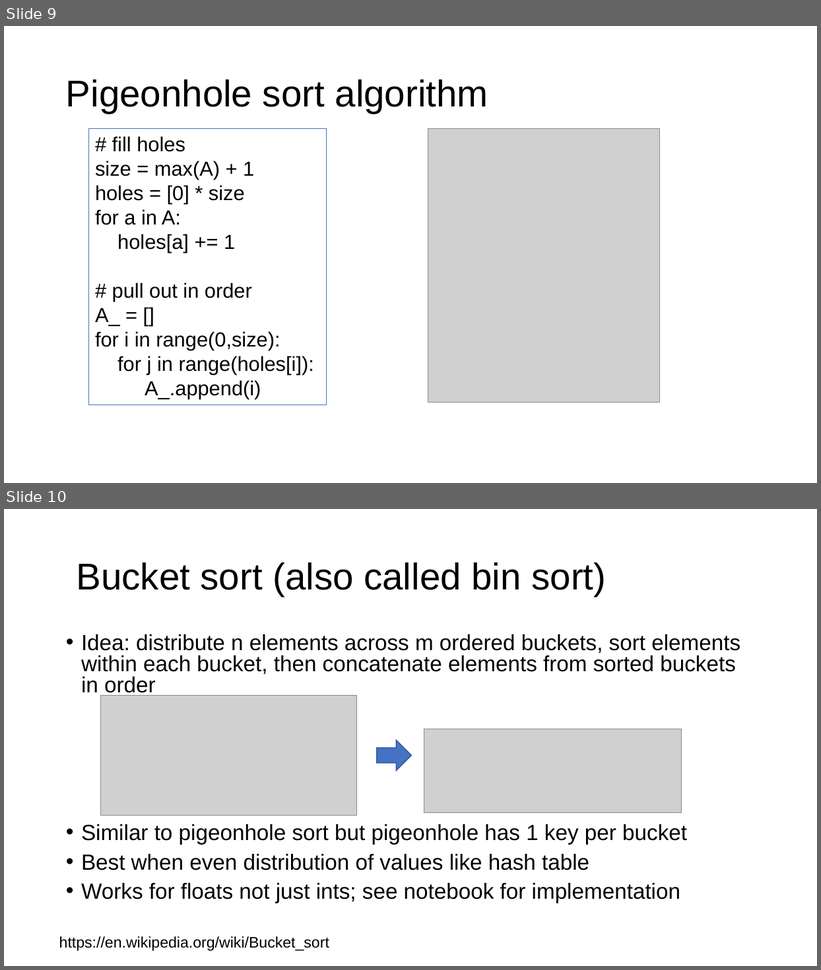
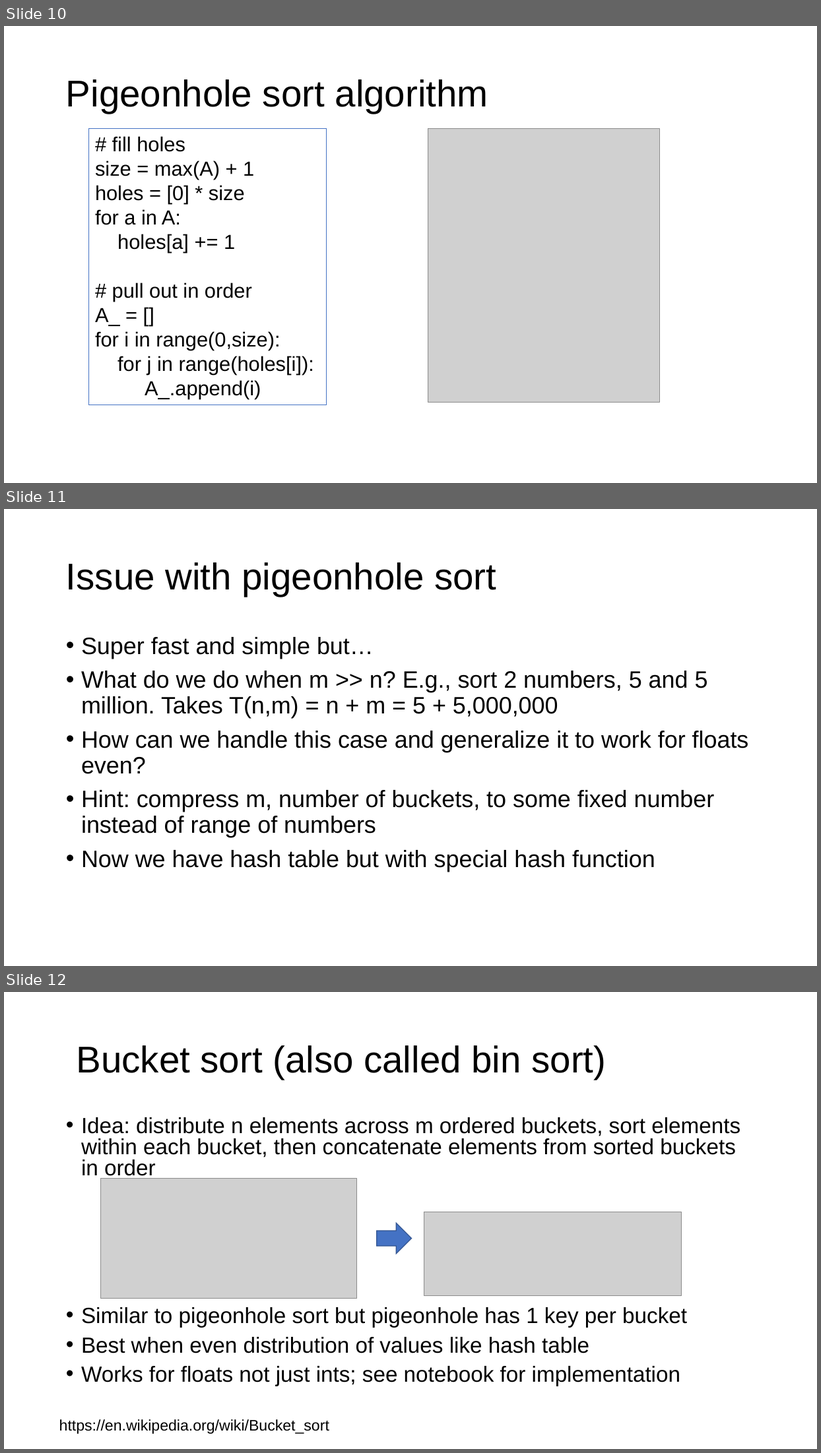
Before and after one commit to parrt/msds689, a slide deck: notes/sorting.pptx. Shown one above the other, each under a label of ours: slides 9 and 10 before the commit, slides 10, 11 and 12 after it. The pictures are 821x970 and 821x1453 pixels, drawn with LibreOffice and Linux fonts; fonts in the diff are those of the drawing; grey boxes stand for pictures; background and template pictures are left out. Boxes give left, top, right and bottom in pixels: in the first picture for what was removed or moved away, otherwise in the second. Text is boxed around its words. In the diff, an @@ line names an element or a change of style, - is before the commit and + after.

```diff
--- a/notes/sorting.pptx
+++ b/notes/sorting.pptx
@@ slide 11 added at (4,509,817,966), background #FFFFFF @@
@@ title added at (66,562,496,596), 44 pt, text #000000 @@
+Issue with pigeonhole sort
@@ text added at (81,637,749,872), 28 pt, text #000000 @@
+• Super fast and simple but…
+• What do we do when m >> n? E.g., sort 2 numbers, 5 and 5 million. Takes T(n,m) = n + m = 5 + 5,000,000
+• How can we handle this case and generalize it to work for floats even?
+• Hint: compress m, number of buckets, to some fixed number instead of range of numbers
+• Now we have hash table but with special hash function
@@ what was slide 9 is now slide 10 @@
@@ what was slide 10 is now slide 12 @@
```
Also in this commit, not shown: 2 slides changed, 1 other slide added, 4 other files.
